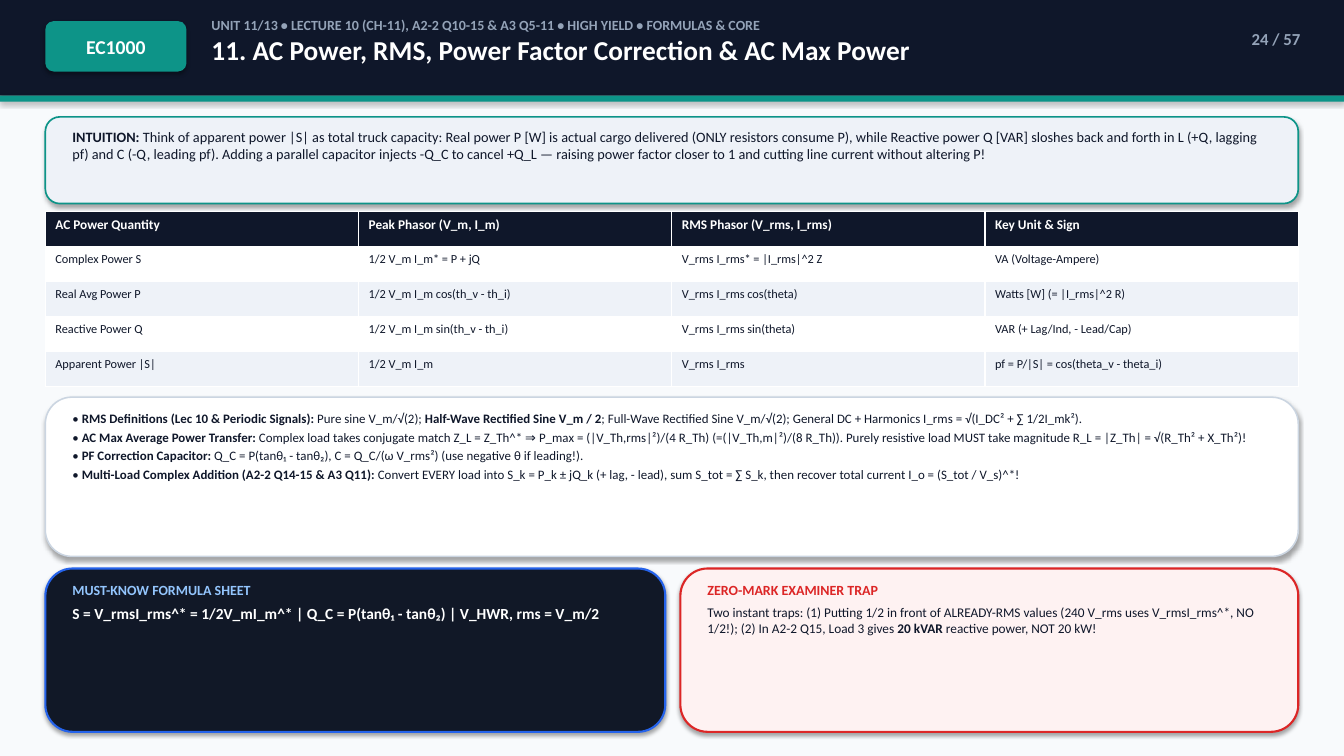
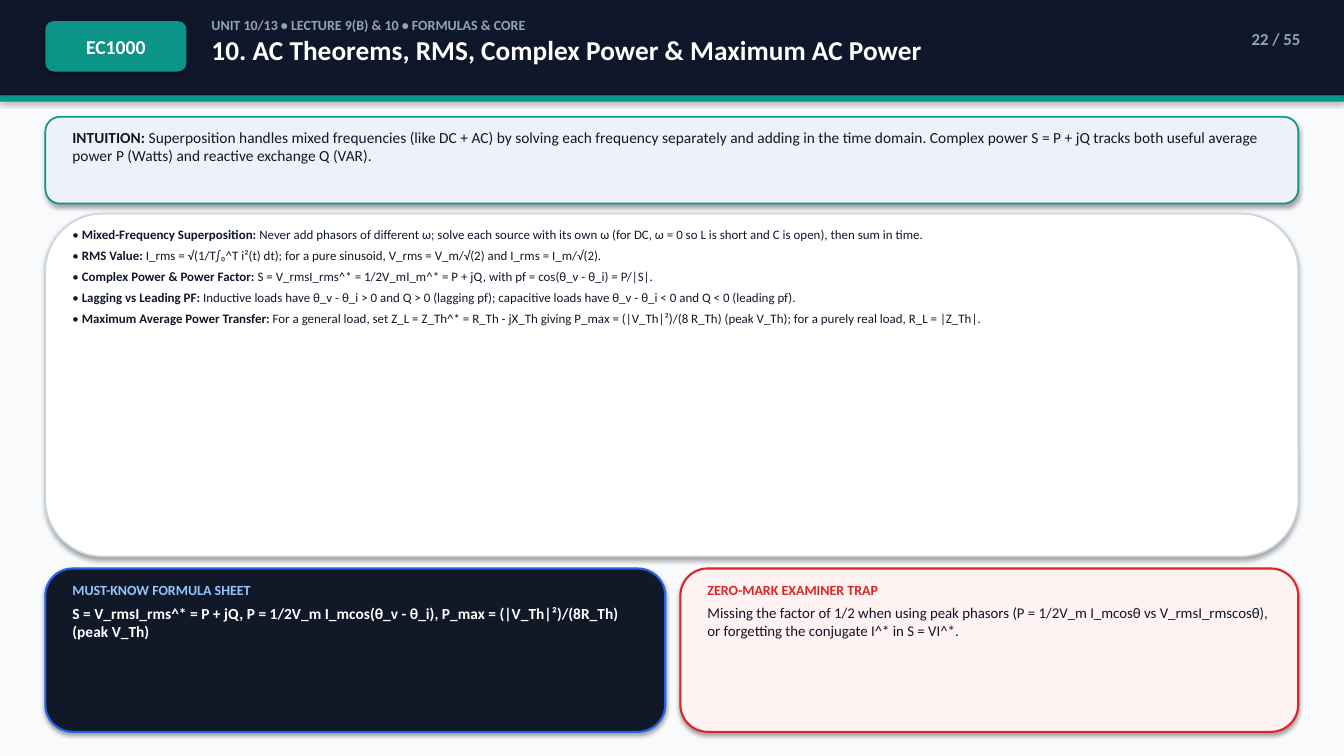
Before and after one commit to Sachitt-AV-08/iiitdm-sem1-study-hub, a slide deck: slide 22 of decks/EC1000_Electrical_Circuits_Exam_Deck.pptx (slide 24 before the commit). Drawn at 1344x756 pixels with LibreOffice and Linux fonts; fonts in the diff are those of the drawing. Boxes give left, top, right and bottom in pixels: in the first picture for what was removed or moved away, otherwise in the second. Text is boxed around its words. In the diff, an @@ line names an element or a change of style, - is before the commit and + after.

Commit message:
Rebuild all 4 courses strictly from source slides/assignments, fix source typos, and simplify wording

```diff
--- a/decks/EC1000_Electrical_Circuits_Exam_Deck.pptx
+++ b/decks/EC1000_Electrical_Circuits_Exam_Deck.pptx
@@ text at box(211, 20, 921, 65): text changed; size 10 to 19.5 pt; text colour #94A3B8 to #FFFFFF @@
-UNIT 11/13 • LECTURE 10 (CH-11), A2-2 Q10-15 & A3 Q5-11 • HIGH YIELD • FORMULAS & CORE
-11. AC Power, RMS, Power Factor Correction & AC Max Power
+UNIT 10/13 • LECTURE 9(B) & 10 • FORMULAS & CORE
+10. AC Theorems, RMS, Complex Power & Maximum AC Power
@@ text at box(1252, 34, 1300, 45): text changed @@
-24 / 57
+22 / 55
@@ text at box(72, 132, 1257, 164): text changed; size 10.2 to 11 pt @@
-INTUITION: Think of apparent power |S| as total truck capacity: Real power P [W] is actual cargo delivered (ONLY resistors consume P), while Reactive power Q [VAR] sloshes back and forth in L (+Q, lagging pf) and C (-Q, leading pf). Adding a parallel capacitor injects -Q_C to cancel +Q_L — raising power factor closer to 1 and cutting line current without altering P!
+INTUITION: Superposition handles mixed frequencies (like DC + AC) by solving each frequency separately and adding in the time domain. Complex power S = P + jQ tracks both useful average power P (Watts) and reactive exchange Q (VAR).
@@ rounded rectangle: place and size @@
-rounded rectangle at box(45, 397, 1299, 557)
+rounded rectangle at box(45, 214, 1299, 557)
@@ table removed at box(45, 212, 1300, 387), 5 rows, 4 columns @@
-AC Power Quantity | Peak Phasor (V_m, I_m) | RMS Phasor (V_rms, I_rms) | Key Unit & Sign
-Complex Power S | 1/2 V_m I_m* = P + jQ | V_rms I_rms* = |I_rms|^2 Z | VA (Voltage-Ampere)
-Real Avg Power P | 1/2 V_m I_m cos(th_v - th_i) | V_rms I_rms cos(theta) | Watts [W] (= |I_rms|^2 R)
-Reactive Power Q | 1/2 V_m I_m sin(th_v - th_i) | V_rms I_rms sin(theta) | VAR (+ Lag/Ind, - Lead/Cap)
-Apparent Power |S| | 1/2 V_m I_m | V_rms I_rms | pf = P/|S| = cos(theta_v - theta_i)
@@ text added at box(82, 229, 981, 326), 9.2 pt, text #0F172A @@
+• Mixed-Frequency Superposition: Never add phasors of different ω; solve each source with its own ω (for DC, ω = 0 so L is short and C is open), then sum in time.
+• RMS Value: I_rms = √(1/T∫₀^T i²(t) dt); for a pure sinusoid, V_rms = V_m/√(2) and I_rms = I_m/√(2).
+• Complex Power & Power Factor: S = V_rmsI_rms^* = 1/2V_mI_m^* = P + jQ, with pf = cos(θ_v - θ_i) = P/|S|.
+• Lagging vs Leading PF: Inductive loads have θ_v - θ_i > 0 and Q > 0 (lagging pf); capacitive loads have θ_v - θ_i < 0 and Q < 0 (leading pf).
+• Maximum Average Power Transfer: For a general load, set Z_L = Z_Th^* = R_Th - jX_Th giving P_max = (|V_Th|²)/(8 R_Th) (peak V_Th); for a purely real load, R_L = |Z_Th|.
@@ text removed at box(82, 412, 1247, 482) @@
-• RMS Definitions (Lec 10 & Periodic Signals): Pure sine V_m/√(2); Half-Wave Rectified Sine V_m / 2; Full-Wave Rectified Sine V_m/√(2); General DC + Harmonics I_rms = √(I_DC² + ∑ 1/2I_mk²).
-• AC Max Average Power Transfer: Complex load takes conjugate match Z_L = Z_Th^* ⇒ P_max = (|V_Th,rms|²)/(4 R_Th) (=(|V_Th,m|²)/(8 R_Th)). Purely resistive load MUST take magnitude R_L = |Z_Th| = √(R_Th² + X_Th²)!
-• PF Correction Capacitor: Q_C = P(tanθ₁ - tanθ₂), C = Q_C/(ω V_rms²) (use negative θ if leading!).
-• Multi-Load Complex Addition (A2-2 Q14-15 & A3 Q11): Convert EVERY load into S_k = P_k ± jQ_k (+ lag, - lead), sum S_tot = ∑ S_k, then recover total current I_o = (S_tot / V_s)^*!
@@ text at box(72, 607, 618, 640): text changed @@
-S = V_rmsI_rms^* = 1/2V_mI_m^* | Q_C = P(tanθ₁ - tanθ₂) | V_HWR, rms = V_m/2
+S = V_rmsI_rms^* = P + jQ, P = 1/2V_m I_mcos(θ_v - θ_i), P_max = (|V_Th|²)/(8R_Th) (peak V_Th)
@@ text at box(707, 607, 1268, 639): text changed; size 9.5 to 10.6 pt @@
-Two instant traps: (1) Putting 1/2 in front of ALREADY-RMS values (240 V_rms uses V_rmsI_rms^*, NO 1/2!); (2) In A2-2 Q15, Load 3 gives 20 kVAR reactive power, NOT 20 kW!
+Missing the factor of 1/2 when using peak phasors (P = 1/2V_m I_mcosθ vs V_rmsI_rmscosθ), or forgetting the conjugate I^* in S = VI^*.
```
Also in this commit, not shown: 47 other slides changed, 7 slides added, 9 slides removed, 34 other files.
